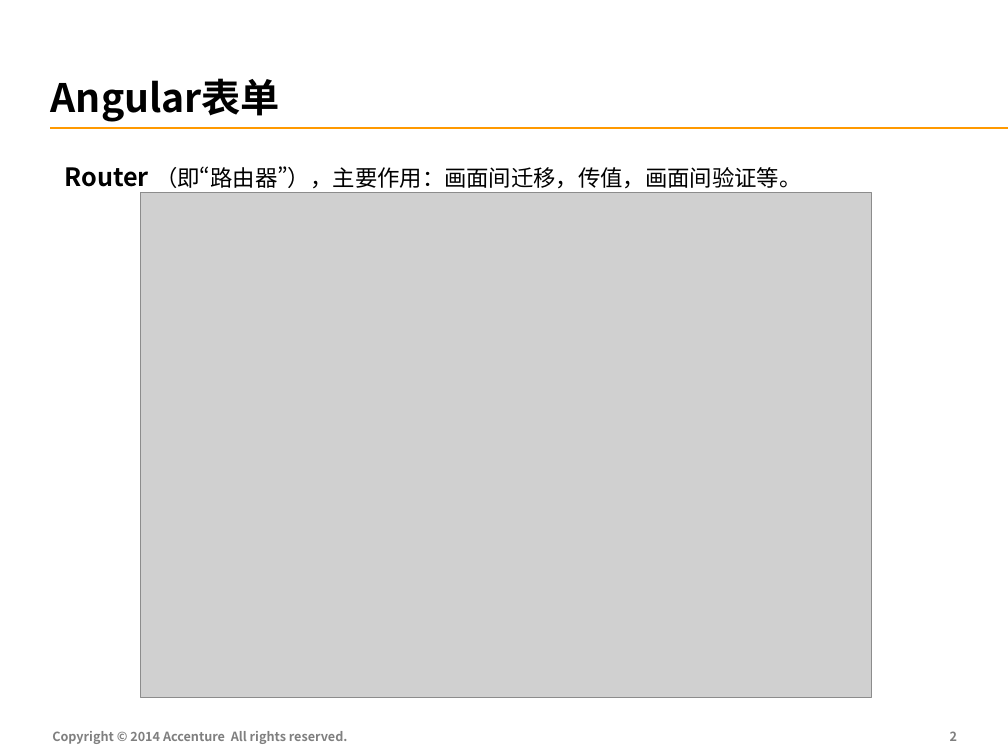
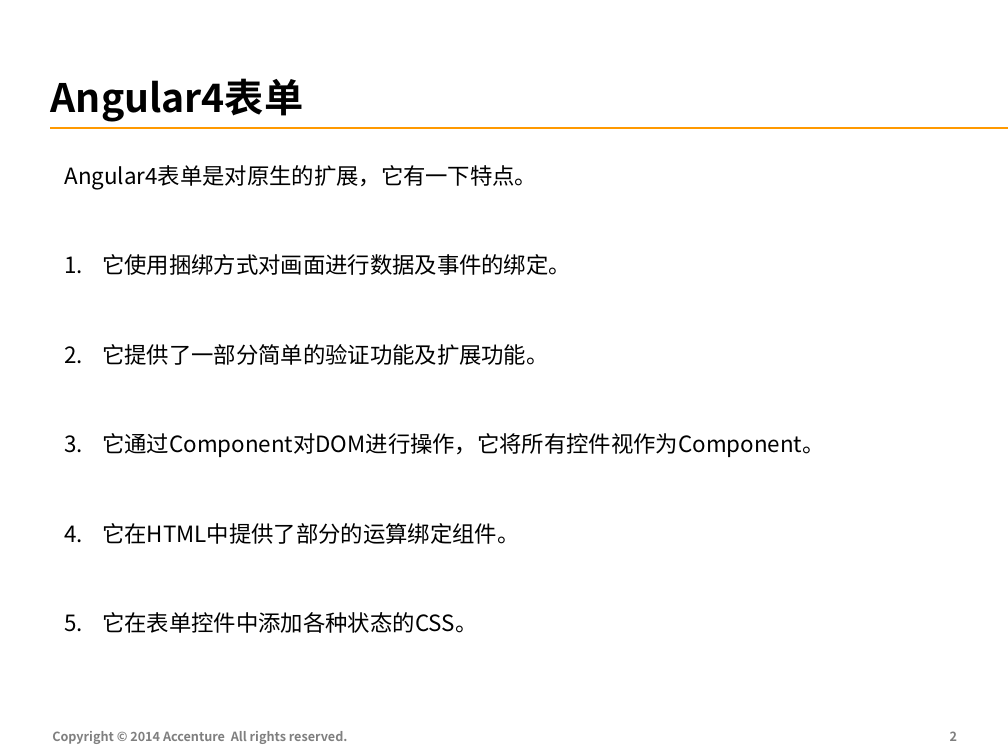
Before and after one commit to FS-Angular-Interest-Group/AngularTraining, a slide deck: slide 3 of PPT/09-Accenture-FS-Angular-Form.pptx. Drawn at 1008x756 pixels with LibreOffice and Linux fonts; fonts in the diff are those of the drawing; grey boxes stand for pictures. Boxes give left, top, right and bottom in pixels: in the first picture for what was removed or moved away, otherwise in the second. Text is boxed around its words. In the diff, an @@ line names an element or a change of style, - is before the commit and + after.

```diff
--- a/PPT/09-Accenture-FS-Angular-Form.pptx
+++ b/PPT/09-Accenture-FS-Angular-Form.pptx
@@ title at [51, 78, 303, 122]: text changed @@
-Angular表单
+Angular4表单
@@ text at [64, 165, 825, 633]: text changed @@
-Router （即“路由器”），主要作用：画面间迁移，传值，画面间验证等。
+Angular4表单是对原生的扩展，它有一下特点。
+1. 它使用捆绑方式对画面进行数据及事件的绑定。
+2. 它提供了一部分简单的验证功能及扩展功能。
+3. 它通过Component对DOM进行操作，它将所有控件视作为Component。
+4. 它在HTML中提供了部分的运算绑定组件。
+5. 它在表单控件中添加各种状态的CSS。
@@ picture removed at [140, 193, 872, 698] @@
```
Also in this commit, not shown: 2 other slides changed, 1 slide added, 1 slide removed.
